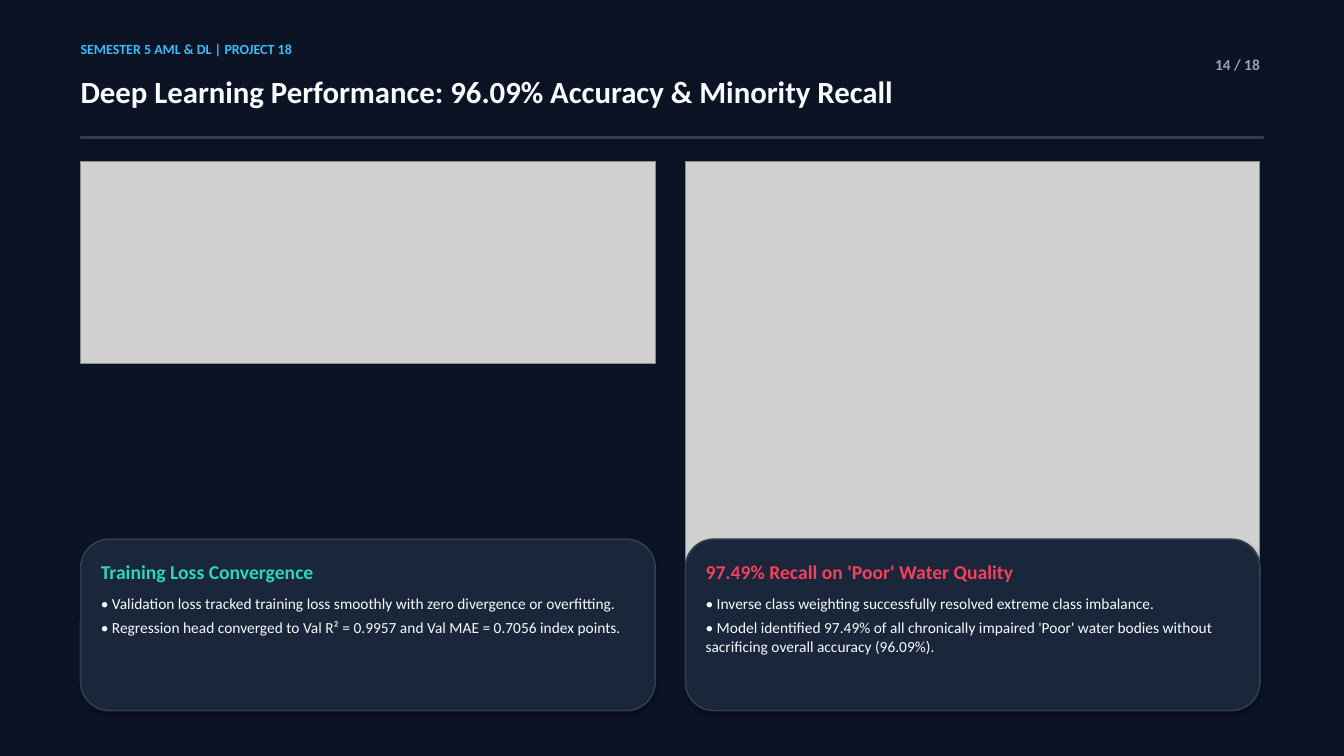
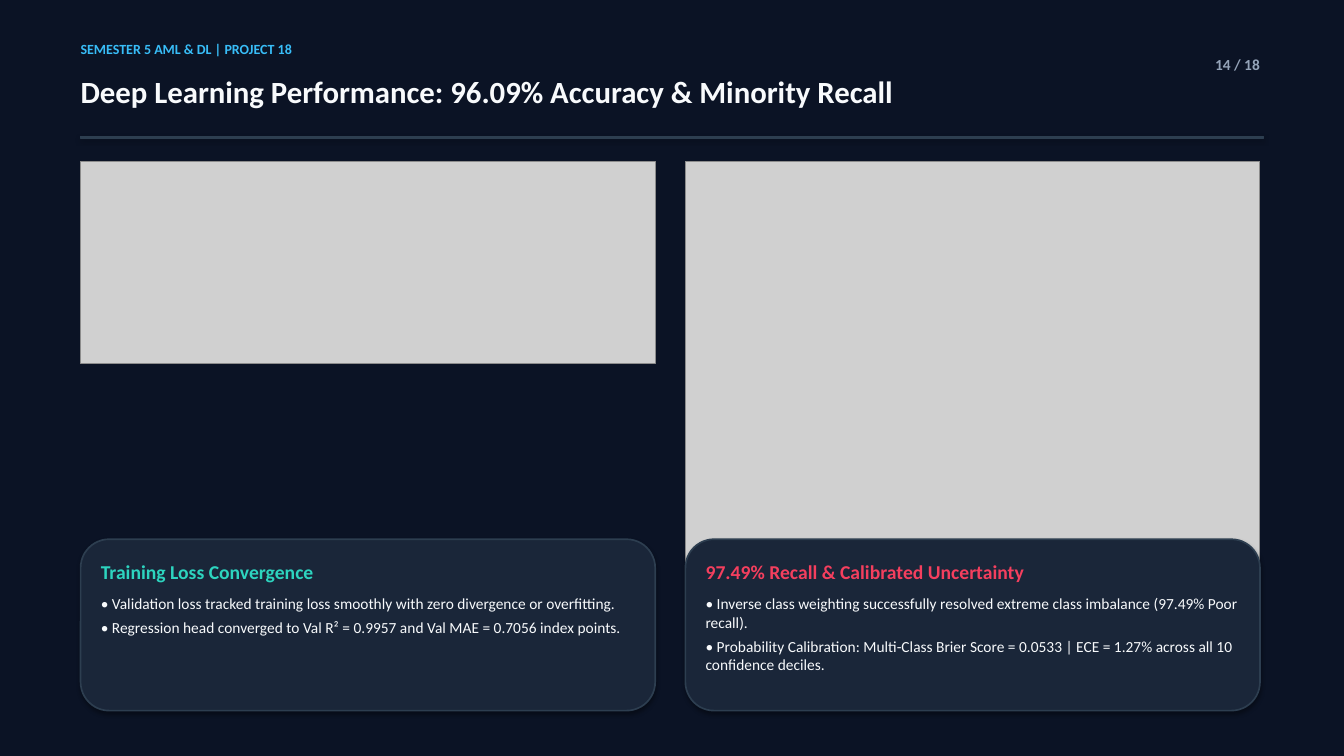
Before and after one commit to Amansoni045/Semester_5_AML_DL, a slide deck: slide 14 of reports/water_quality_presentation.pptx. Drawn at 1344x756 pixels with LibreOffice and Linux fonts; fonts in the diff are those of the drawing; grey boxes stand for pictures. Boxes give left, top, right and bottom in pixels: in the first picture for what was removed or moved away, otherwise in the second. Text is boxed around its words. In the diff, an @@ line names an element or a change of style, - is before the commit and + after.

Commit message:
feat: add modular src/ package, pytest test suite (12 tests), SHAP explainability, and probability calibration

```diff
--- a/reports/water_quality_presentation.pptx
+++ b/reports/water_quality_presentation.pptx
@@ text at (706,565,1237,670): text changed @@
-97.49% Recall on 'Poor' Water Quality
-• Inverse class weighting successfully resolved extreme class imbalance.
-• Model identified 97.49% of all chronically impaired 'Poor' water bodies without sacrificing overall accuracy (96.09%).
+97.49% Recall & Calibrated Uncertainty
+• Inverse class weighting successfully resolved extreme class imbalance (97.49% Poor recall).
+• Probability Calibration: Multi-Class Brier Score = 0.0533 | ECE = 1.27% across all 10 confidence deciles.
```
Also in this commit, not shown: 2 other slides changed, 1 slide added, 1 slide removed, 19 other files.
